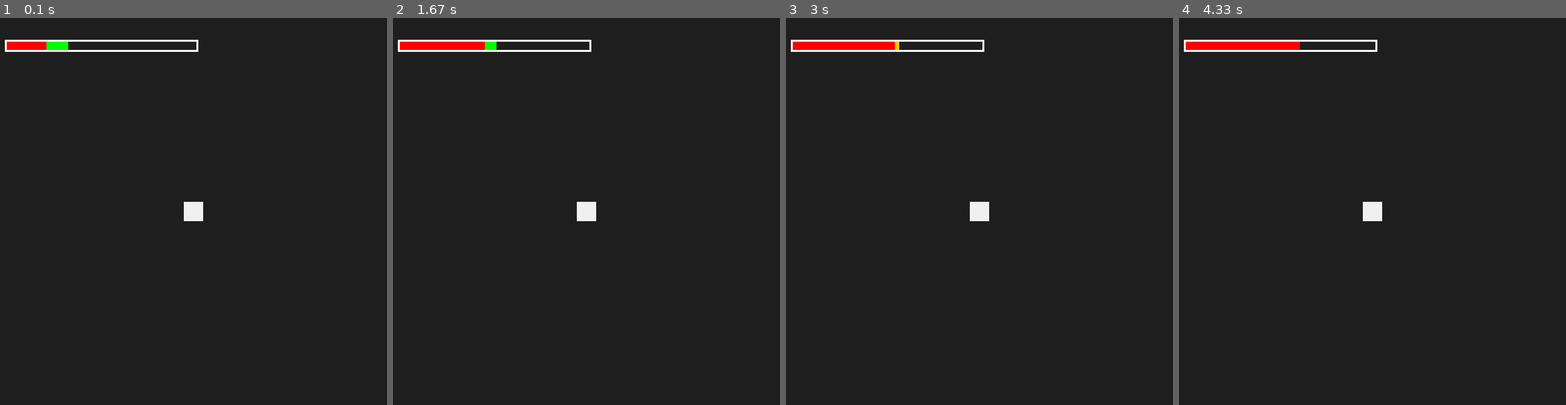
Above: before the commit, frames 1-4 (left to right).
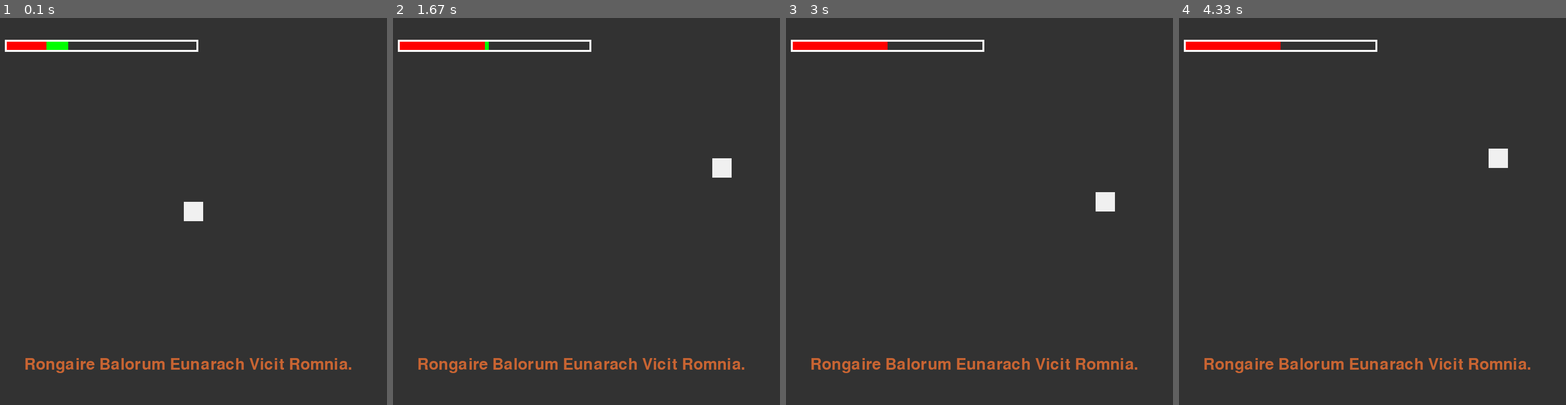
Above: after the commit, the same moments.

Repository: hmdao1511/shefjam_the_binary_bandits
Game: pygame game, started from pygame1.py
The game is run twice, just before and just after one commit, with the same random seed, the same clock (stepped at 60 frames per second) and the same inputs.
Inputs:
- Up to frame 1 (0.1 s): no input
- Up to frame 2 (1.67 s): hold Backspace 0.33-0.8 s; hold Right 0.33-0.8 s; hold Right 0.83-1.3 s; hold Up 1.33-1.63 s
- Up to frame 3 (3 s): hold Right 1.67-2.13 s; hold Left 2.17-2.7 s; hold Down from 2.73 s (still down)
- Up to frame 4 (4.33 s): release Down at 3.03 s; hold Left 3.07-3.47 s; hold Up 3.5-3.87 s; hold Right from 3.9 s (still down)

The runs differ from the first frame. In frame 1, 1.2% of the frame differs, in the area x 6-91%, y 87-92%; in frame 2, 1.7%; in frame 3, 1.7%; in frame 4, 1.8%, in the area x 6-91%, y 6-92%.

Commit message:
Added text render. Need to compare the typed text with the text on screen

Diff:
--- a/pygame1.py
+++ b/pygame1.py
@@ -1,6 +1,20 @@
-import pygame,sys
+import pygame, os, sys
+from pygame.locals import *
 #health bar & text things
 #nb - pygame rectangles (wheretodraw,color, (x,y,length,width)) :p
+x = 400
+y = 400
+vel = 10
+spell1 = ["Rongaire Balorum Eunarach Vicit Romnia."]
+
+class GetImage():
+
+    def get_image(sheet, frame, width, height, scale, colour):
+        image = pygame.Surface((width, height)).convert_alpha()
+        image.blit(sheet, (0, 0), ((frame * width), 0, width, height))
+        image = pygame.transform.scale(image, (width * scale, height * scale))
+        image.set_colorkey(colour)
+        return image
 
 class Player(pygame.sprite.Sprite):
 
@@ -8,7 +22,7 @@
         super().__init__() #inherits sprite
         self.image = pygame.Surface((40,40))
         self.image.fill((240,240,240))
-        self.rect = self.image.get_rect(center = (400,400))
+        self.rect = self.image.get_rect(center = (x,y))
 
         #health variables:
         self.maximum_health = 1000
@@ -21,6 +35,7 @@
     #updates game status every 60ms
     def update(self):
         self.health()
+        self.movement()
 
     #subtract from player health
     def take_damage(self,damage):
@@ -35,6 +50,22 @@
             self.target_health += health
         if self.target_health >= self.maximum_health:
             self.target_health = self.maximum_health
+
+    def movement(self):
+        keys = pygame.key.get_pressed()
+
+        if keys[pygame.K_LEFT]:
+            self.rect.x -= vel
+
+        if keys[pygame.K_RIGHT] :
+            self.rect.x += vel
+
+        if keys[pygame.K_UP]:
+            self.rect.y -= vel
+
+        if keys[pygame.K_DOWN]:
+            self.rect.y += vel
+
 
     #draw health bar
     def health(self):
@@ -67,42 +98,43 @@
 screen = pygame.display.set_mode((800,800))
 clock = pygame.time.Clock()
 player = pygame.sprite.GroupSingle(Player())
+background = pygame.Color(50, 50 ,50)
+sprite_sheet_image = pygame.image.load('spritesheet.png').convert_alpha()
+BLACK = (0,0,0)
+colour = pygame.Color(144, 44, 44)
 
 #text stuff
-font = pygame.font.SysFont(None, 48)
+font = pygame.font.SysFont(None, 24)
+font1 = pygame.font.SysFont(None, 48)
 text_color = (200,100,50)
 text = ''
-
-goodwords = []
+lst = spell1[0].split
+spell_text = spell1[0]
+run = True
 
 #main game loop
-while True:
+while run:
+    screen.fill(background)
     for event in pygame.event.get():
         if event.type == pygame.QUIT:
             sys.exit()
             pygame.quit()
         #add/sub health on up/down arrow
         elif event.type == pygame.KEYDOWN:
-            if event.key == pygame.K_UP:
-                player.sprite.get_health(100)
-            elif event.key == pygame.K_DOWN:
-                player.sprite.take_damage(100)
             #text stuff
-            elif event.key == pygame.K_BACKSPACE:
+            if event.key == pygame.K_BACKSPACE:
                 if len(text) > 0:
                     text = text[:-1]
             elif pygame.key.name(event.key).isalnum() :
                 text += event.unicode
                # print(text)
 
-
     #text drawing stuff
-    screen.fill((30,30,30))
     text_surface = font.render(text, True, text_color)
-    screen.blit(text_surface, (50, 100))
-
+    screen.blit(text_surface, (x - 20, y - 50))
+    spell = font1.render(spell_text, True, text_color)
+    screen.blit(spell, (50,700))
     player.draw(screen)
-
     player.update()
     pygame.display.update()
     clock.tick(30)
--- a/test2-shub.py
+++ /dev/null
@@ -1,32 +0,0 @@
-import pygame, os, sys
-from pygame.locals import *
-
-pygame.init()
-fpsClock = pygame.time.Clock();
-screen = pygame.display.set_mode((800,600))
-background = pygame.Color(50, 50 ,50)
-sprite_sheet_image = pygame.image.load('spritesheet.png').convert_alpha()
-BLACK = (0,0,0)
-
-def get_image(sheet, frame, width, height, scale, colour):
-    image = pygame.Surface((width, height)).convert_alpha()
-    image.blit(sheet, (0, 0), ((frame * width), 0, width, height))
-    image = pygame.transform.scale(image, (width * scale, height * scale))
-    image.set_colorkey(colour)
-    return image
-
-frame_1 = get_image(sprite_sheet_image, 0, 30, 48, 2.5, BLACK)
-frame_2 = get_image(sprite_sheet_image, 1, 30, 48, 2.5, BLACK)
-frame_3 = get_image(sprite_sheet_image, 2, 30, 48, 2.5, BLACK)
-run = True
-while run:
-    screen.fill(background);
-    screen.blit(frame_1, (0,0))
-    screen.blit(frame_2, (200,200))
-    screen.blit(frame_3, (300,200))
-    for event in pygame.event.get():
-        if event.type == QUIT:
-            pygame.quit()
-            sys.exit()
-    pygame.display.update()
-    fpsClock.tick(30)
